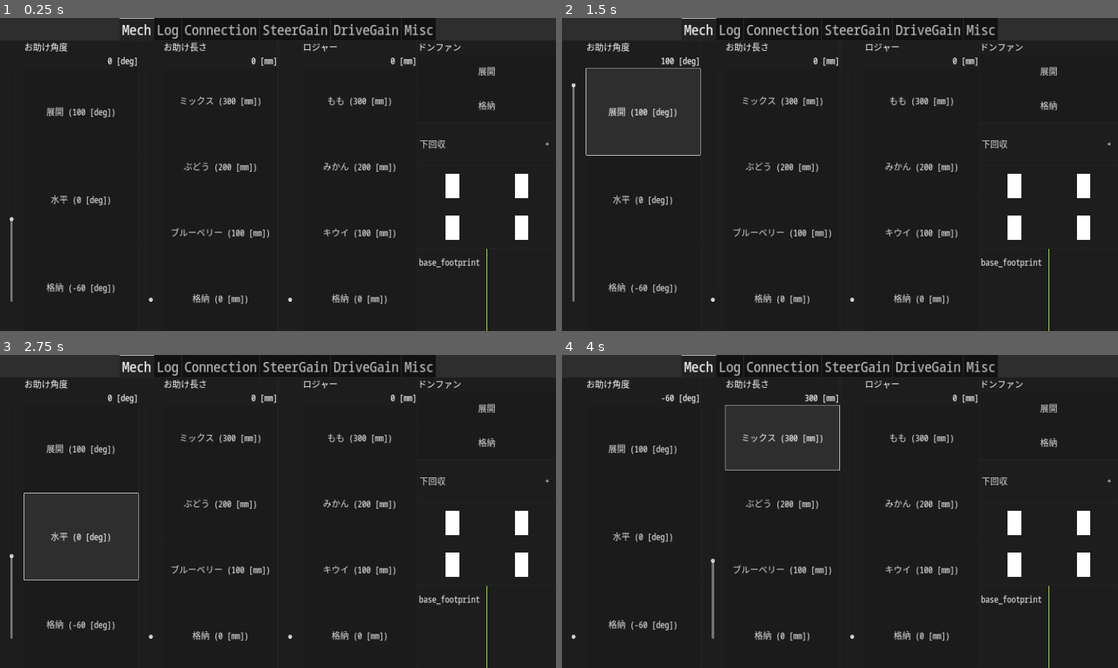
Above: before the commit, frames 1-4 (two rows, left to right).
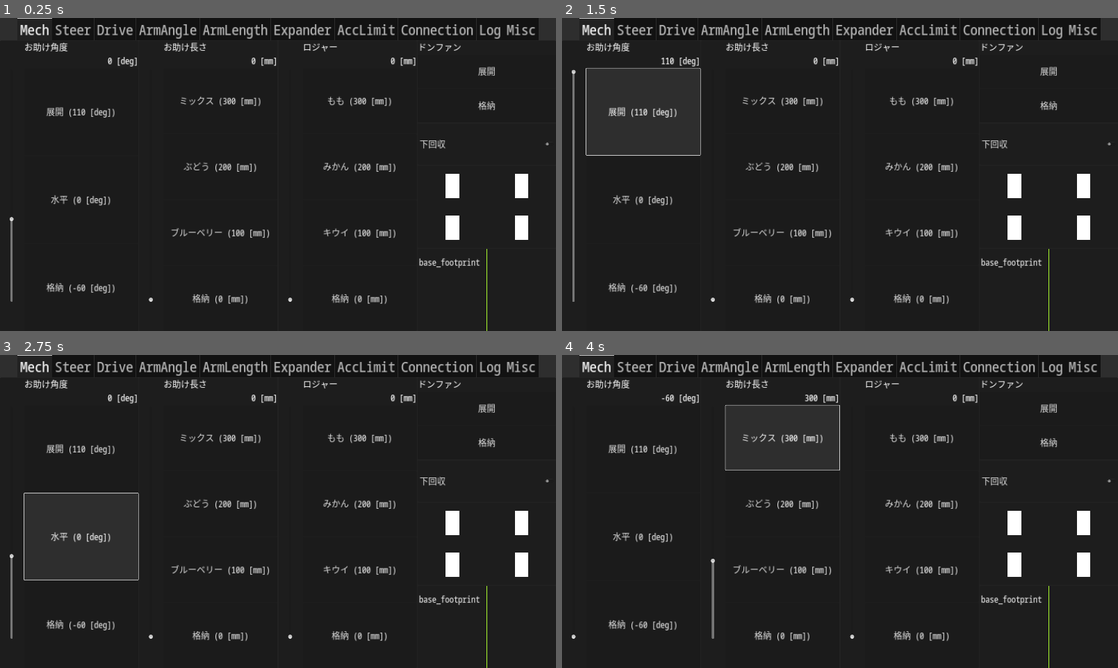
Above: after the commit, the same moments.

Repository: omuct-robotclub/nhk2023-team-a-controller
Game: Godot game, scene res://controls/controller.tscn
Same seed, same stepped clock (60 frames per second), same inputs: the game is played once before the commit and once after it.
Inputs (mouse positions are in pixels of both pictures, inside the frame that each line leads up to):
- Up to frame 1 (0.25 s): no input
- Up to frame 2 (1.5 s): click (645, 111) at 0.5 s, where only the run before the commit has a clickable "展開 (100 [deg])"; click (645, 111) at 1.25 s, where only the run after the commit has a clickable "展開 (110 [deg])"
- Up to frame 3 (2.75 s): click "水平 (0 [deg])" at 2 s
- Up to frame 4 (4 s): click "格納 (-60 [deg])" at 2.75 s; click "ミックス (300 [mm])" at 3.5 s

The runs differ from the first frame. In frame 1, 3.3% of the frame differs, in the area x 3-97%, y 0-32%; in frame 2, 3.4%, in the area x 1-97%, y 0-91%; in frame 3, 3.3%; in frame 4, 3.3%.

Commit message:
add things

Diff:
--- a/controls/controller.tscn
+++ b/controls/controller.tscn
@@ -1,9 +1,10 @@
-[gd_scene load_steps=20 format=3 uid="uid://cgn8t07t2if4f"]
+[gd_scene load_steps=21 format=3 uid="uid://cgn8t07t2if4f"]
 
 [ext_resource type="Theme" uid="uid://baqy2s2jpay2" path="res://theme.tres" id="1_vm7p2"]
 [ext_resource type="Script" path="res://scripts/avoid_notch.gd" id="2_3tkds"]
 [ext_resource type="Script" path="res://scripts/robot_controller.gd" id="3_oi048"]
 [ext_resource type="Script" path="res://scripts/reset_presets_button.gd" id="4_0p5sv"]
+[ext_resource type="PackedScene" uid="uid://d3nuevgxuea1c" path="res://controls/parameter_slider.tscn" id="4_ldxjf"]
 [ext_resource type="PackedScene" uid="uid://muuiqpin0e6h" path="res://controls/rosout_viewer.tscn" id="4_vqv0p"]
 [ext_resource type="PackedScene" uid="uid://d3u0tvvu78rlr" path="res://controls/connection_indicator.tscn" id="5_2ccwf"]
 [ext_resource type="PackedScene" uid="uid://cc4ksg2t1kxax" path="res://controls/pid_gain_controller.tscn" id="6_waxgt"]
@@ -52,6 +53,7 @@
 tab_alignment = 1
 
 [node name="Mech" type="HBoxContainer" parent="MarginContainer/MainController/TabContainer"]
+visible = false
 layout_mode = 2
 size_flags_vertical = 3
 
@@ -76,7 +78,7 @@
 min_value = -60.0
 max_value = 110.0
 preset_names = Array[String](["展開", "水平", "格納"])
-preset_values = Array[float]([100.0, 1.45519e-11, -60.0])
+preset_values = Array[float]([110.0, 1.45519e-11, -60.0])
 
 [node name="ArmLengthController" type="Panel" parent="MarginContainer/MainController/TabContainer/Mech"]
 layout_mode = 2
@@ -229,48 +231,113 @@
 popup/item_2/id = 2
 script = ExtResource("13_d5gog")
 
+[node name="Steer" type="Panel" parent="MarginContainer/MainController/TabContainer"]
+visible = false
+layout_mode = 2
+size_flags_horizontal = 3
+
+[node name="SteerGainController" parent="MarginContainer/MainController/TabContainer/Steer" instance=ExtResource("6_waxgt")]
+layout_mode = 1
+size_flags_vertical = 3
+display_name = "Steer"
+node_name = "/can_bridge"
+parameter_base = "steer"
+
+[node name="Min" parent="MarginContainer/MainController/TabContainer/Steer/SteerGainController" index="4"]
+min_value = -1.0
+
+[node name="Max" parent="MarginContainer/MainController/TabContainer/Steer/SteerGainController" index="5"]
+max_value = 1.0
+
+[node name="Drive" type="Panel" parent="MarginContainer/MainController/TabContainer"]
+visible = false
+layout_mode = 2
+
+[node name="DriveGainController" parent="MarginContainer/MainController/TabContainer/Drive" instance=ExtResource("6_waxgt")]
+layout_mode = 1
+size_flags_vertical = 3
+display_name = "Drive"
+node_name = "/can_bridge"
+parameter_base = "drive"
+
+[node name="ArmAngle" type="Panel" parent="MarginContainer/MainController/TabContainer"]
+visible = false
+layout_mode = 2
+
+[node name="ArmAngleGainController" parent="MarginContainer/MainController/TabContainer/ArmAngle" instance=ExtResource("6_waxgt")]
+layout_mode = 1
+size_flags_vertical = 3
+display_name = "ArmAngle"
+node_name = "/can_bridge"
+parameter_base = "arm_angle"
+
+[node name="ArmLength" type="Panel" parent="MarginContainer/MainController/TabContainer"]
+visible = false
+layout_mode = 2
+
+[node name="ArmLengthGainController" parent="MarginContainer/MainController/TabContainer/ArmLength" instance=ExtResource("6_waxgt")]
+layout_mode = 1
+size_flags_vertical = 3
+display_name = "ArmLength"
+node_name = "/can_bridge"
+parameter_base = "arm_length"
+
+[node name="Expander" type="Panel" parent="MarginContainer/MainController/TabContainer"]
+visible = false
+layout_mode = 2
+
+[node name="ExpanderGainController" parent="MarginContainer/MainController/TabContainer/Expander" instance=ExtResource("6_waxgt")]
+layout_mode = 1
+size_flags_vertical = 3
+display_name = "Expander"
+node_name = "/can_bridge"
+parameter_base = "expander"
+
+[node name="AccLimit" type="Panel" parent="MarginContainer/MainController/TabContainer"]
+layout_mode = 2
+
+[node name="MarginContainer" type="MarginContainer" parent="MarginContainer/MainController/TabContainer/AccLimit"]
+layout_mode = 1
+anchors_preset = 15
+anchor_right = 1.0
+anchor_bottom = 1.0
+grow_horizontal = 2
+grow_vertical = 2
+theme_override_constants/margin_left = 50
+theme_override_constants/margin_right = 50
+
+[node name="VBoxContainer" type="VBoxContainer" parent="MarginContainer/MainController/TabContainer/AccLimit/MarginContainer"]
+layout_mode = 2
+
+[node name="LinearAccel" parent="MarginContainer/MainController/TabContainer/AccLimit/MarginContainer/VBoxContainer" instance=ExtResource("4_ldxjf")]
+layout_mode = 2
+auto_init = true
+label_format = "Linear Accel  %7.2f [m/s^2]   "
+node_name = "/can_bridge"
+parameter_name = "linear_accel_limit"
+max_value = 50.0
+
+[node name="AngularAccel" parent="MarginContainer/MainController/TabContainer/AccLimit/MarginContainer/VBoxContainer" instance=ExtResource("4_ldxjf")]
+layout_mode = 2
+auto_init = true
+label_format = "Angular Accel %7.2f [rad/s^2] "
+node_name = "/can_bridge"
+parameter_name = "angular_accel_limit"
+max_value = 50.0
+
+[node name="Connection" type="Panel" parent="MarginContainer/MainController/TabContainer"]
+visible = false
+layout_mode = 2
+
+[node name="ConnectionIndicator" parent="MarginContainer/MainController/TabContainer/Connection" instance=ExtResource("5_2ccwf")]
+layout_mode = 1
+
 [node name="Log" type="Panel" parent="MarginContainer/MainController/TabContainer"]
 visible = false
 layout_mode = 2
 
 [node name="RosOutViewer" parent="MarginContainer/MainController/TabContainer/Log" instance=ExtResource("4_vqv0p")]
 layout_mode = 1
-
-[node name="Connection" type="Panel" parent="MarginContainer/MainController/TabContainer"]
-visible = false
-layout_mode = 2
-
-[node name="ConnectionIndicator" parent="MarginContainer/MainController/TabContainer/Connection" instance=ExtResource("5_2ccwf")]
-layout_mode = 1
-
-[node name="SteerGain" type="Panel" parent="MarginContainer/MainController/TabContainer"]
-visible = false
-layout_mode = 2
-size_flags_horizontal = 3
-
-[node name="SteerGainController" parent="MarginContainer/MainController/TabContainer/SteerGain" instance=ExtResource("6_waxgt")]
-layout_mode = 1
-size_flags_vertical = 3
-display_name = "Steer"
-node_name = "/can_bridge"
-parameter_base = "steer"
-
-[node name="Min" parent="MarginContainer/MainController/TabContainer/SteerGain/SteerGainController" index="4"]
-min_value = -1.0
-
-[node name="Max" parent="MarginContainer/MainController/TabContainer/SteerGain/SteerGainController" index="5"]
-max_value = 1.0
-
-[node name="DriveGain" type="Panel" parent="MarginContainer/MainController/TabContainer"]
-visible = false
-layout_mode = 2
-
-[node name="DriveGainController" parent="MarginContainer/MainController/TabContainer/DriveGain" instance=ExtResource("6_waxgt")]
-layout_mode = 1
-size_flags_vertical = 3
-display_name = "Drive"
-node_name = "/can_bridge"
-parameter_base = "drive"
 
 [node name="Misc" type="Panel" parent="MarginContainer/MainController/TabContainer"]
 visible = false
@@ -301,4 +368,4 @@
 horizontal_alignment = 2
 script = ExtResource("19_57jgw")
 
-[editable path="MarginContainer/MainController/TabContainer/SteerGain/SteerGainController"]
+[editable path="MarginContainer/MainController/TabContainer/Steer/SteerGainController"]
